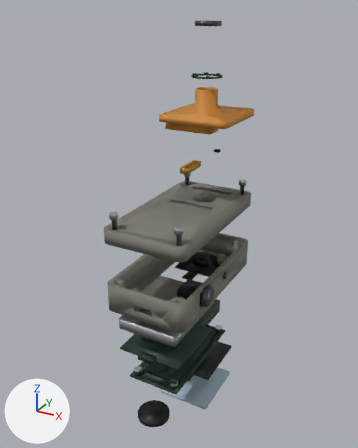
An edit to the glTF model web/assembly/assembly.glb, drawn before and after from the same camera.
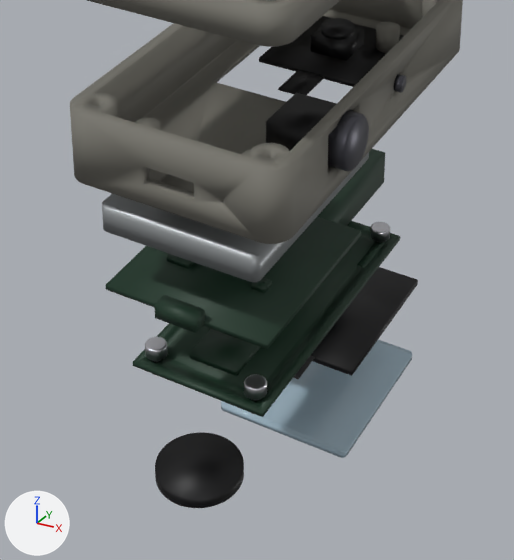
The first picture shows the older version from a 50 mm camera at (130.0, -238.0, 127.0) aimed at (8.0, -18.0, 17.0). The close-ups show the older and then the newer version on the part from 23% to 74% of the width and 55% to 100% of the height of that picture. Only the edits that show in the close-ups are written down. Lighting does not change. The marker at lower left points along +X, +Y and +Z. Where no turn or scale is listed for an object, it has been applied to the vertices.

Before the edit, the objects in view are built like this:
```python
mat_glass = principled_material('glass')
mat_glass.base_color = (0.354, 0.476, 0.56)  # greyish blue #a1b7c5
mat_glass.roughness = 0.12
mat_screen = principled_material('screen')
mat_screen.base_color = (0.0012, 0.0012, 0.0023)  # black #040408
mat_screen.metallic = 0.2
mat_screen.roughness = 0.42
me_mesh_0 = bpy.data.meshes.new('Mesh_0')
me_mesh_0.from_pydata(...)  # 224 vertices, 444 faces; spans x -3.3..29.3, y -21.3..17.3, z -18.0..-16.5
me_mesh_0.materials.append(mat_glass)  # greyish blue #a1b7c5
me_mesh_1 = bpy.data.meshes.new('Mesh_1')
me_mesh_1.from_pydata(...)  # a box spanning x -2.2..28.2, y -16.3..20.3, z -14.4..-12.8; a box spanning x 7.0..19.0, y -24.3..-16.3, z -13.1..-12.8; a box spanning x 9.0..17.0, y -22.3..-18.3, z -13.5..-12.5
me_mesh_1.materials.append(mat_screen)  # black #040408
me_mesh_3 = bpy.data.meshes.new('Mesh_3')
me_mesh_3.from_pydata(...)  # a box spanning x 2.5..27.5, y -12.0..12.0, z -3.3..-2.3; a box spanning x 10.8..19.2, y -4.3..4.3, z -3.0..1.6; a 105-sided cylinder along z spanning x 11.4..18.6, y -3.6..3.6, z 0.8..3.0; a box spanning x 12.0..18.0, y -21.0..-9.0, z -3.0..-2.6
me_mesh_3.materials.append(mat_black)  # black #0f0f11
ob_camera = bpy.data.objects.new('camera', me_mesh_3)
ob_camera.location = (0.0, 0.0, -11.8)
ob_display = bpy.data.objects.new('display', me_mesh_1)
ob_display.location = (0.0, 0.0, -70.8)
ob_glass = bpy.data.objects.new('glass', me_mesh_0)
ob_glass.location = (0.0, 0.0, -86.6)
# also in view: 'core_back' at (13.0, -21.0, 24.0); 'speaker' at (13.0, -56.0, -85.0); 'wheel' at (36.0, -40.0, -9.0); 'encoder' at (31.0, -40.0, -9.0); 'carrier' at (13.0, -42.0, -43.0)
```
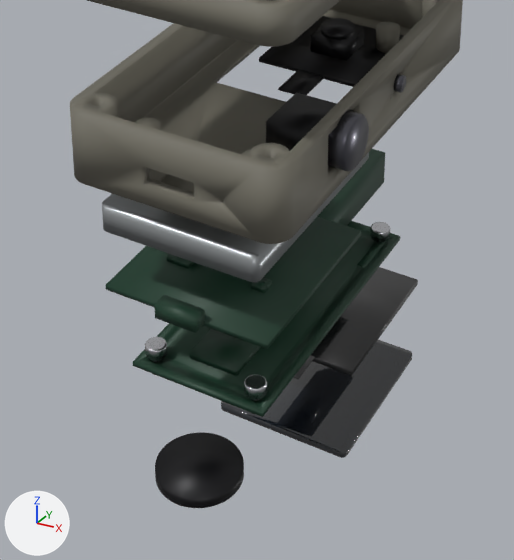
What differs and where, as boxes (x1, y1, x2, y2) in the close-ups (514 x 560 px):
'glass', recoloured (greyish blue to black): (221, 340, 412, 458) in both
'display', surface changed (lighter): (293, 267, 418, 379) in both

Diff of the bpy script that builds the scene:
```diff
--- a/web/assembly/assembly.glb.py
+++ b/web/assembly/assembly.glb.py
@@ mat_glass @@
 mat_glass = principled_material('glass')
-mat_glass.base_color = (0.354, 0.476, 0.56)  # greyish blue #a1b7c5
+mat_glass.base_color = (0.0104, 0.0135, 0.0189)  # black #1a1f25
 mat_glass.roughness = 0.12
@@ mat_screen @@
 mat_screen.roughness = 0.42
+mat_screen.coat_weight = 1.0
```
